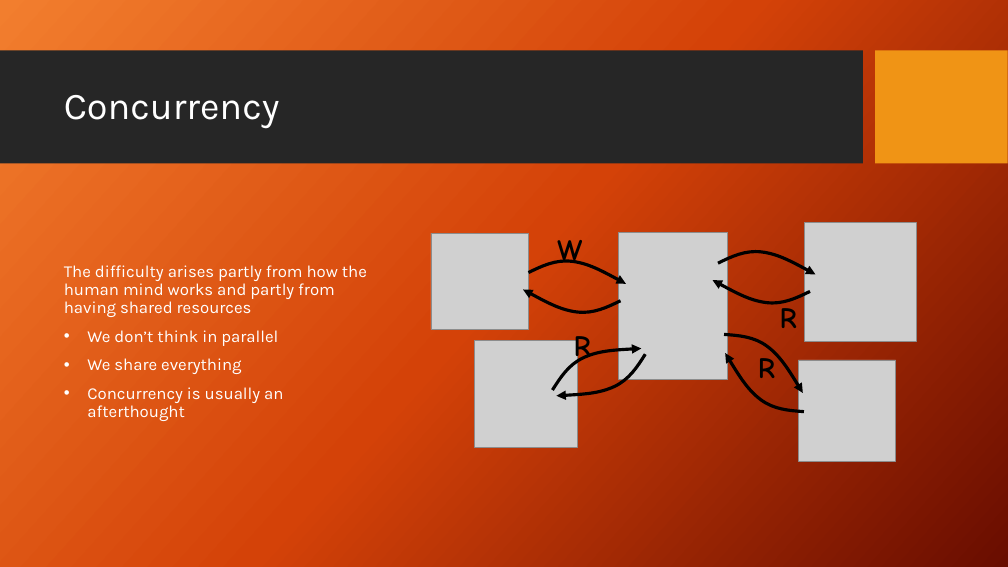
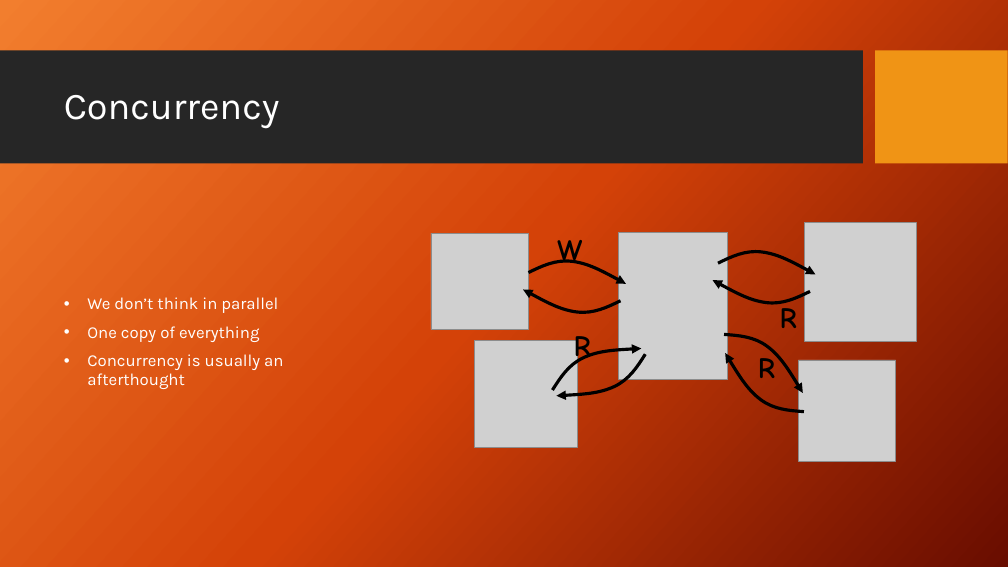
Before and after one commit to DroidX86/skip-stats, a slide deck: slide 3 of seminar.pptx (slide 4 before the commit). Drawn at 1008x567 pixels with LibreOffice and Linux fonts; fonts in the diff are those of the drawing; grey boxes stand for pictures; background and template pictures are left out. Boxes give left, top, right and bottom in pixels: in the first picture for what was removed or moved away, otherwise in the second. Text is boxed around its words. In the diff, an @@ line names an element or a change of style, - is before the commit and + after.

```diff
--- a/seminar.pptx
+++ b/seminar.pptx
@@ text at (64,265,367,317): paragraph removed @@
-The difficulty arises partly from how the human mind works and partly from having shared resources
@@ text at (87,326,259,342): text changed @@
-• We share everything
+• One copy of everything
```
Also in this commit, not shown: 10 other slides changed, 2 slides added, 1 slide removed, 13 other files.
